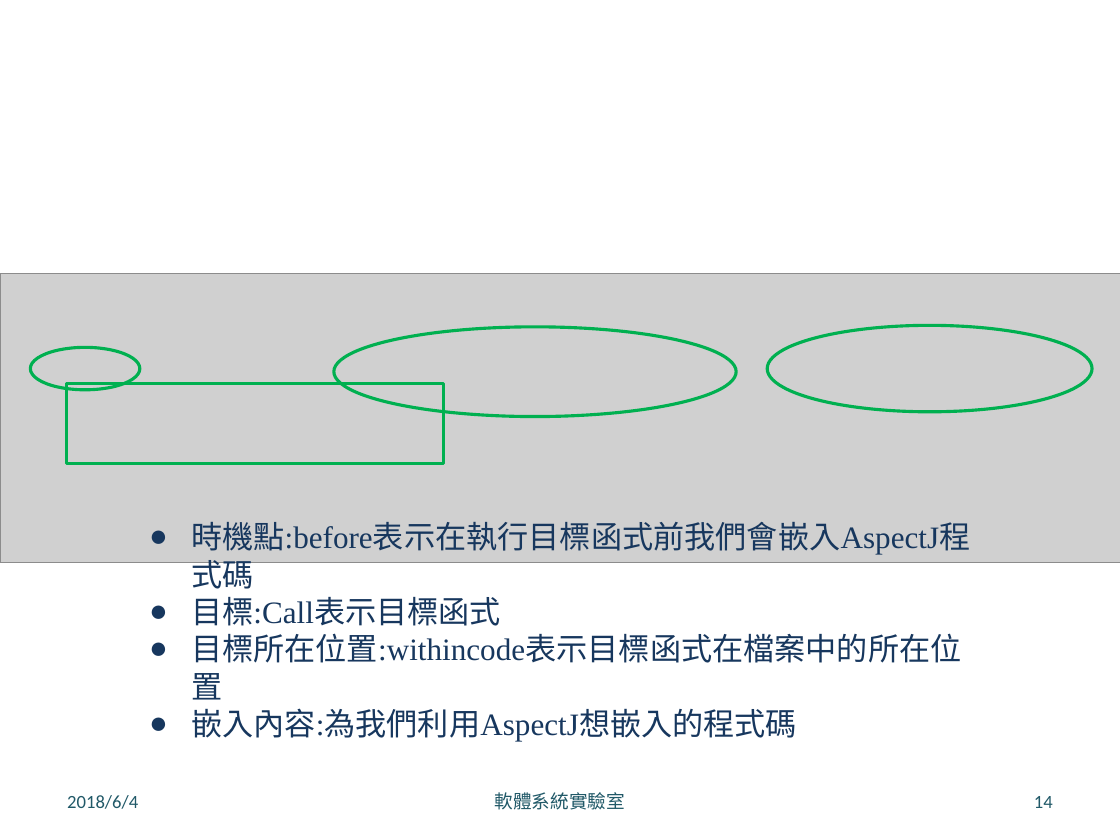
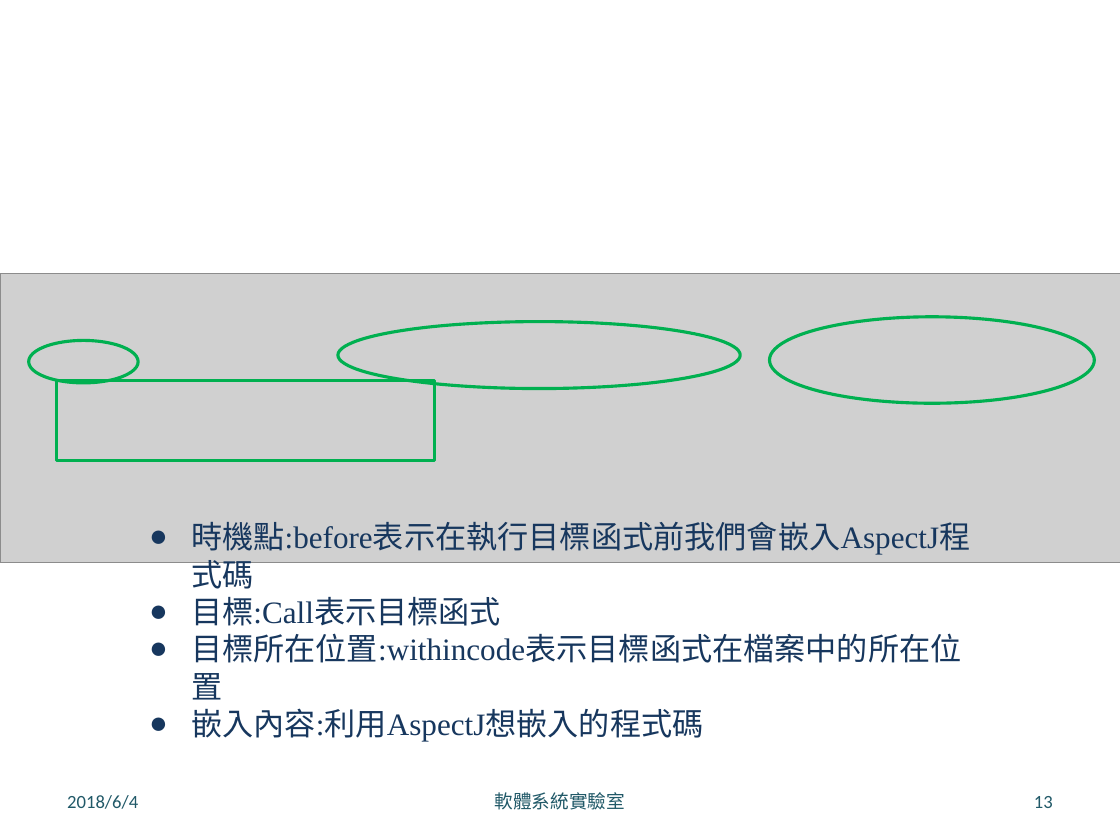
Before and after one commit to LeoLiu1209/Robusta-Thesis, a slide deck: slide 13 of 口試簡報 .pptx (slide 14 before the commit). Drawn at 1120x840 pixels with LibreOffice and Linux fonts; fonts in the diff are those of the drawing; grey boxes stand for pictures; background and template pictures are left out. Boxes give left, top, right and bottom in pixels: in the first picture for what was removed or moved away, otherwise in the second. Text is boxed around its words. In the diff, an @@ line names an element or a change of style, - is before the commit and + after.

```diff
--- a/口試簡報 .pptx
+++ b/口試簡報 .pptx
@@ ellipse: place and size @@
-ellipse at <box>334,327,736,417</box>
+ellipse at <box>338,321,740,389</box>
@@ ellipse: place and size @@
-ellipse at <box>767,325,1092,411</box>
+ellipse at <box>769,317,1094,403</box>
@@ ellipse: place and size @@
-ellipse at <box>30,347,140,390</box>
+ellipse at <box>29,340,139,383</box>
@@ rectangle: place and size @@
-rectangle at <box>66,384,444,464</box>
+rectangle at <box>57,381,435,460</box>
@@ text at <box>191,708,703,742</box>: text changed @@
-● 嵌入內容:為我們利用AspectJ想嵌入的程式碼
+● 嵌入內容:利用AspectJ想嵌入的程式碼
@@ page number at <box>1034,796,1053,808</box>: text changed @@
-14
+13
```
Also in this commit, not shown: 23 other slides changed, 6 slides added, 7 other files.
